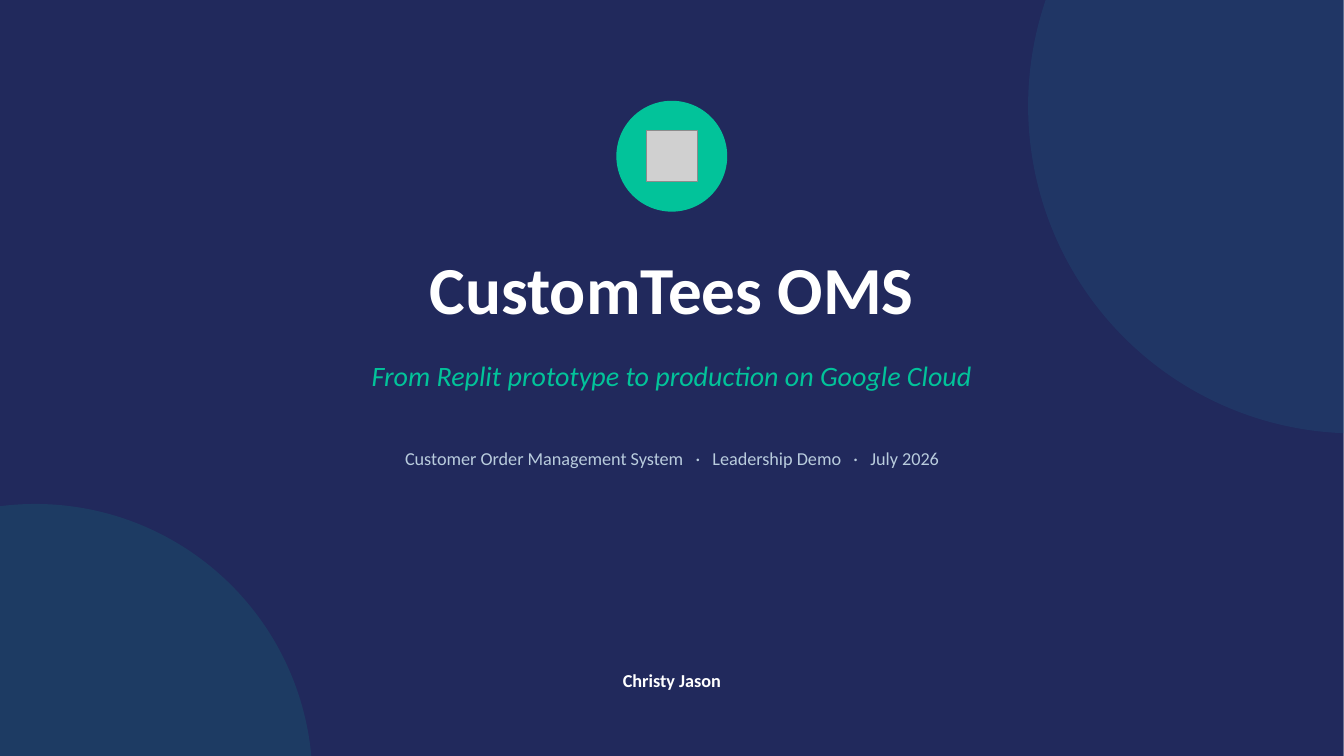
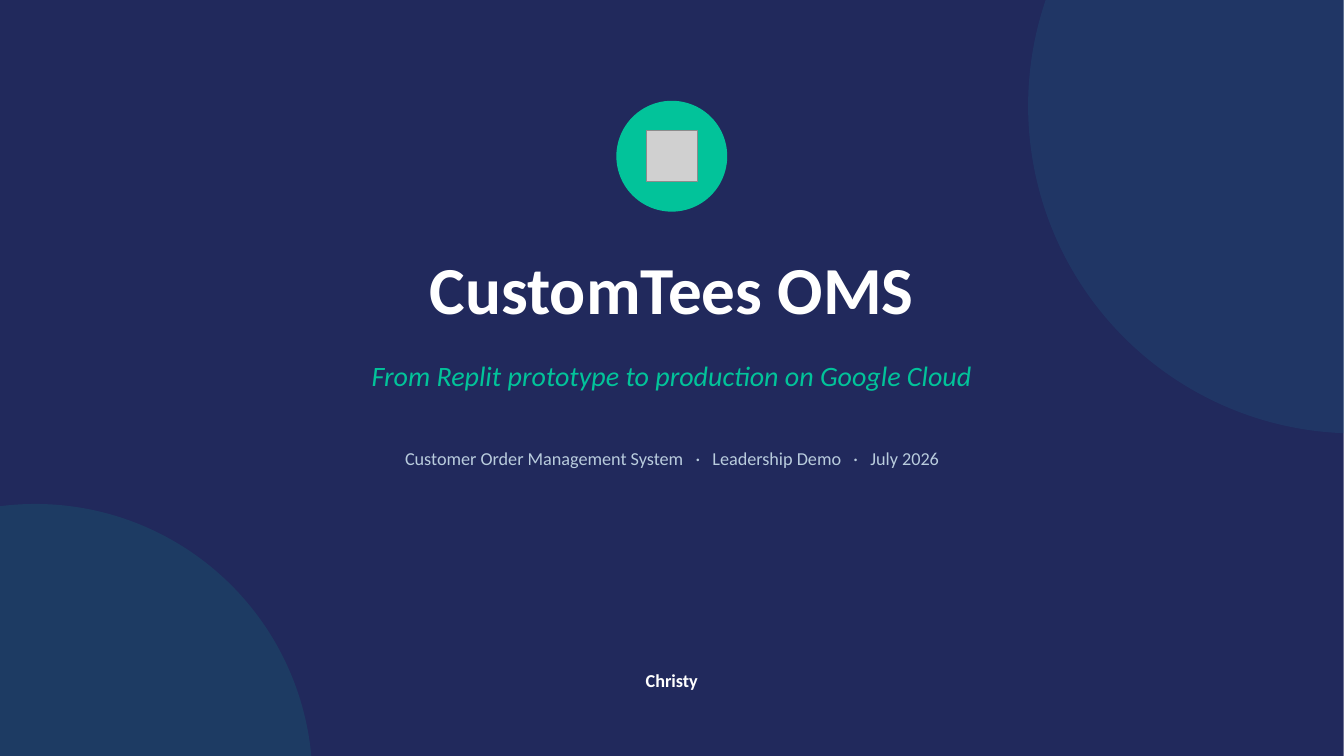
Before and after one commit to ChristyDharmasingh/CustomTees, a slide deck: slide 1 of docs/presentation/CustomTees_Leadership_Demo.pptx. Drawn at 1344x756 pixels with LibreOffice and Linux fonts; fonts in the diff are those of the drawing; grey boxes stand for pictures. Boxes give left, top, right and bottom in pixels: in the first picture for what was removed or moved away, otherwise in the second. Text is boxed around its words. In the diff, an @@ line names an element or a change of style, - is before the commit and + after.

```diff
--- a/docs/presentation/CustomTees_Leadership_Demo.pptx
+++ b/docs/presentation/CustomTees_Leadership_Demo.pptx
@@ text at bbox=[646, 674, 698, 690]: text changed @@
-Christy Jason
+Christy
```
Also in this commit, not shown: 6 other files.
